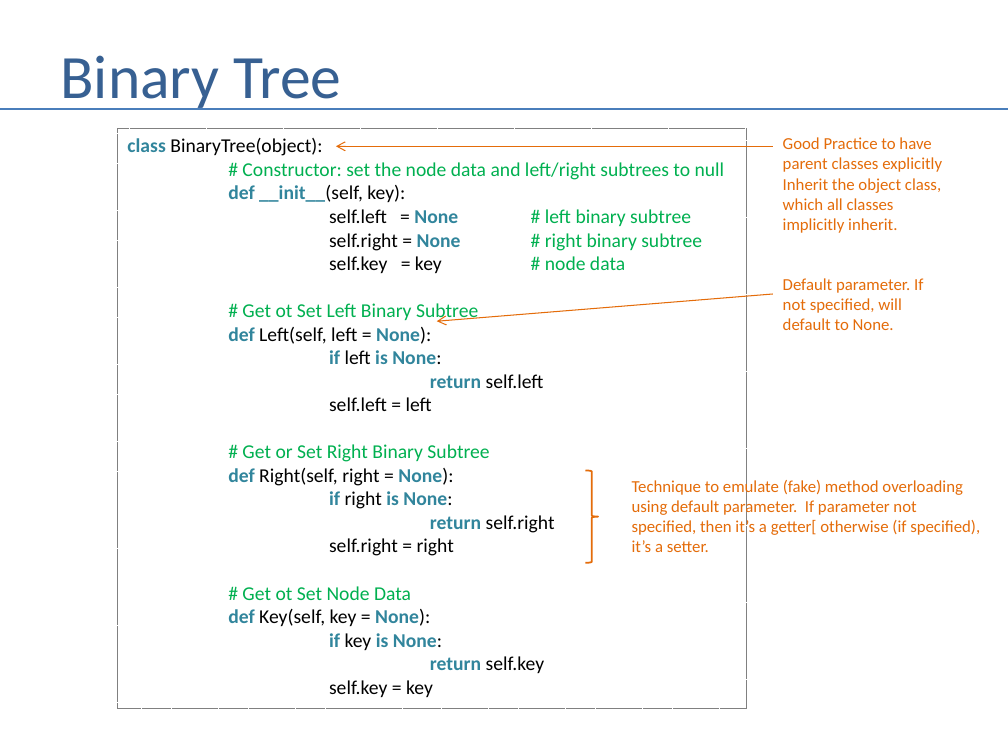
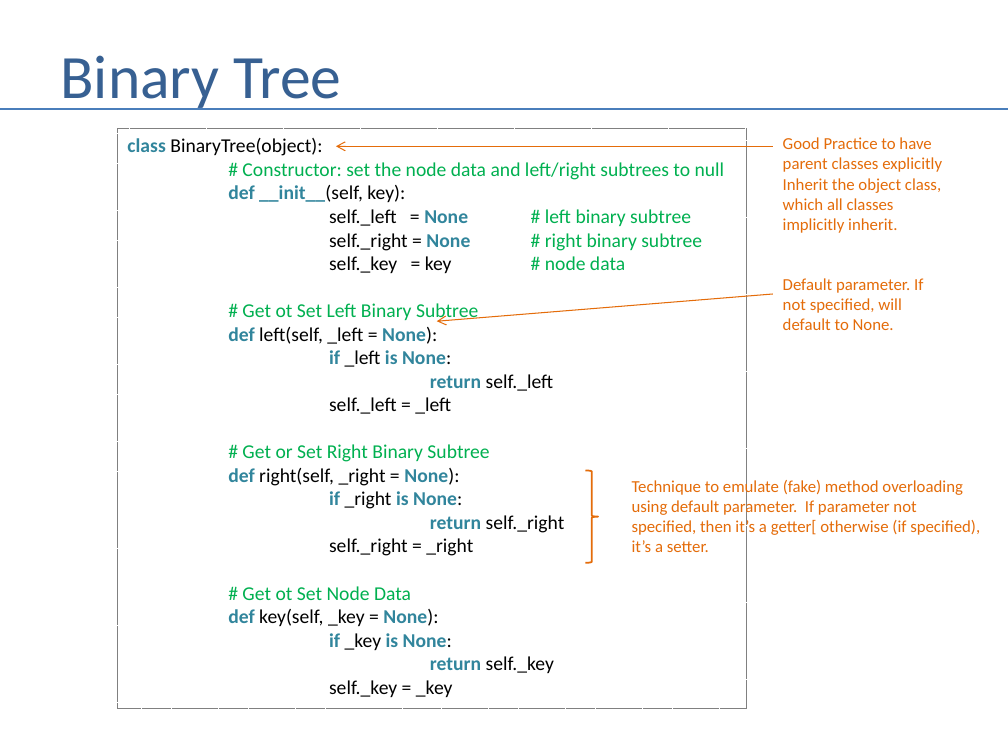
Before and after one commit to andrewferlitsch/Portland-Data-Science-Group, a slide deck: slide 42 of Presentations/Whiteboarding.pptx (slide 39 before the commit). Drawn at 1008x756 pixels with LibreOffice and Linux fonts; fonts in the diff are those of the drawing. Boxes give left, top, right and bottom in pixels: in the first picture for what was removed or moved away, otherwise in the second. Text is boxed around its words. In the diff, an @@ line names an element or a change of style, - is before the commit and + after.

Commit message:
update binary tree

```diff
--- a/Presentations/Whiteboarding.pptx
+++ b/Presentations/Whiteboarding.pptx
@@ text in rectangle at [127,138,725,414]: text changed @@
-class BinaryTree(object):
-# Constructor: set the node data and left/right subtrees to null
-def __init__(self, key):
-self.left = None # left binary subtree
-self.right = None # right binary subtree
-self.key = key # node data
-# Get ot Set Left Binary Subtree
-def Left(self, left = None):
-if left is None:
-return self.left
-self.left = left
+class BinaryTree(object):
+# Constructor: set the node data and left/right subtrees to null
+def __init__(self, key):
+self._left = None # left binary subtree
+self._right = None # right binary subtree
+self._key = key # node data
+# Get ot Set Left Binary Subtree
+def left(self, _left = None):
+if _left is None:
+return self._left
+self._left = _left
@@ text in rectangle at [228,468,565,556]: text changed @@
-def Right(self, right = None):
-if right is None:
-return self.right
-self.right = right
+def right(self, _right = None):
+if _right is None:
+return self._right
+self._right = _right
@@ text in rectangle at [228,609,554,697]: text changed @@
-def Key(self, key = None):
-if key is None:
-return self.key
-self.key = key
+def key(self, _key = None):
+if _key is None:
+return self._key
+self._key = _key
```
Also in this commit, not shown: 10 other slides changed, 6 slides added, 1 slide removed, 4 other files.
